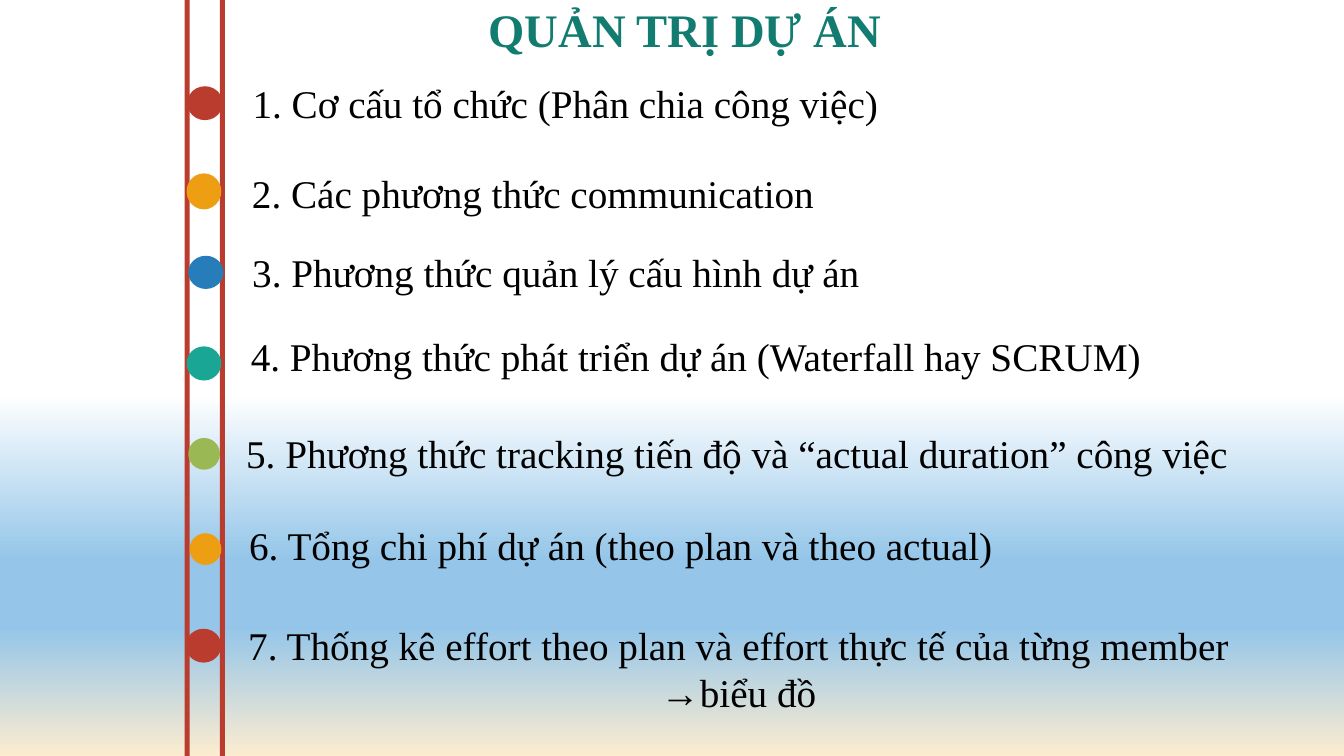
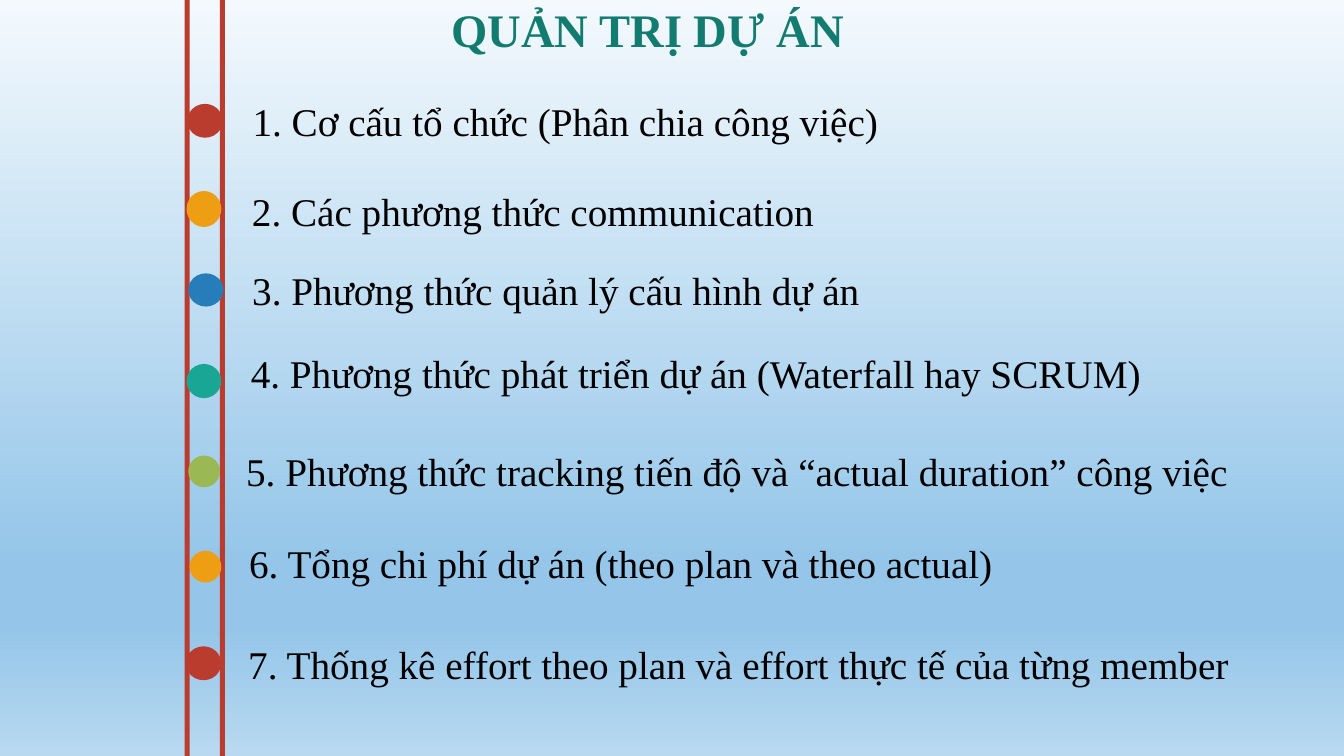
Before and after one commit to vubao98/Nhom-1, a slide deck: slide 5 of DELIVERABLES/Nghiệm thu đợt 1/NHOM1_QTDA.pptx. Drawn at 1344x756 pixels with LibreOffice and Linux fonts; fonts in the diff are those of the drawing. Boxes give left, top, right and bottom in pixels: in the first picture for what was removed or moved away, otherwise in the second. Text is boxed around its words. In the diff, an @@ line names an element or a change of style, - is before the commit and + after.

```diff
--- a/DELIVERABLES/Nghiệm thu đợt 1/NHOM1_QTDA.pptx
+++ b/DELIVERABLES/Nghiệm thu đợt 1/NHOM1_QTDA.pptx
@@ background gradient #FFFFFF to #95C6E9 to #FCECD0 to gradient #F3F9FD to #95C6E9 to #B8D9F0 @@
@@ text "QUẢN TRỊ DỰ ÁN": place and size @@
-text "QUẢN TRỊ DỰ ÁN" at (488, 11, 881, 56)
+text "QUẢN TRỊ DỰ ÁN" at (451, 11, 843, 56)
@@ 3 texts, 2 ellipses: place and size @@
-3 texts, 2 ellipses at (187, 89, 1227, 565)
+3 texts, 2 ellipses at (187, 107, 1227, 582)
@@ 5 ellipses, 3 texts: place and size @@
-5 ellipses, 3 texts at (186, 87, 992, 663)
+5 ellipses, 3 texts at (186, 104, 992, 681)
@@ text at (248, 650, 1228, 687): text changed @@
-7. Thống kê effort theo plan và effort thực tế của từng member →biểu đồ
+7. Thống kê effort theo plan và effort thực tế của từng member
```
Also in this commit, not shown: 21 other slides changed, 2 slides added, 8 slides removed.
